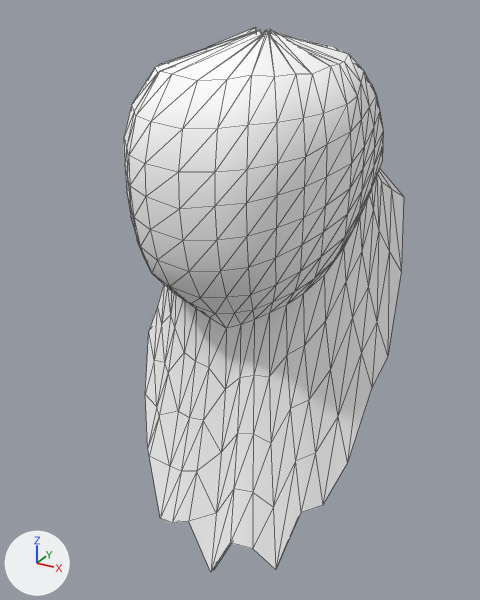
An edit to the glTF model game/data/models/characters/appearance/humains/female/hair_long_lod2.glb, drawn before and after from the same camera.
The view is the same before and after, from a 50 mm camera at (0.224, -0.467, 1.791) aimed at (0.005, -0.07, 1.593). The lights are fixed; the arrows at lower left show +X, +Y and +Z. The first picture is the older version. Mesh edges are drawn as thin lines. Where no turn or scale is listed for an object, it has been applied to the vertices. Vertices at exactly the same position are counted once.

Names of what the first picture shows: 'hair'.
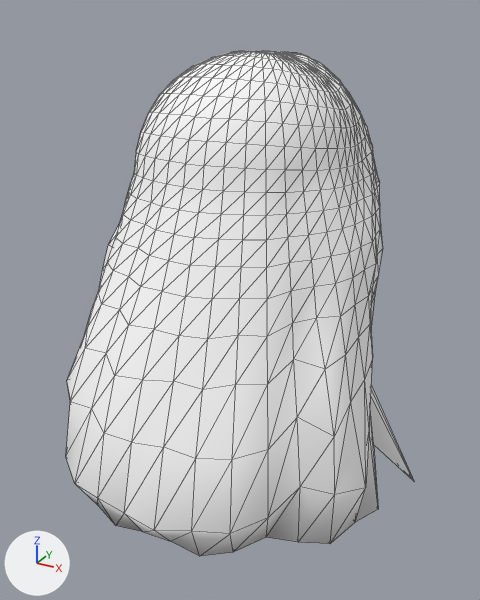
Where the change shows, as pixel boxes [x1, y1, x2, y2] in the pictures (480 x 600 px):
'hair', reshaped (25% wider, 7% shorter)
    before: [124, 27, 403, 572]
    after: [66, 51, 414, 556]

The change, as a diff of the scene's bpy script:
```diff
--- a/game/data/models/characters/appearance/humains/female/hair_long_lod2.glb.py
+++ b/game/data/models/characters/appearance/humains/female/hair_long_lod2.glb.py
@@ me_hair @@
 # used by ob_hair; location = (0.0, 0.0, 0.0)
-me_hair.from_pydata(...)  # 589 vertices, 1058 faces; spans x -0.104..0.104, y -0.138..0.053, z 1.358..1.779
+me_hair.from_pydata(...)  # 768 vertices, 1410 faces; spans x -0.129..0.148, y -0.213..0.05, z 1.424..1.765
+# me_hair part 1: the loose piece of 393 vertices spanning x -0.104..0.104, y -0.138..0.053, z 1.358..1.779 is rebuilt with 768 vertices and now spans x -0.129..0.148, y -0.213..0.05, z 1.424..1.765
+# other edits to the shape of me_hair do not show in these pictures
 me_hair.materials.append(mat_mi_hair)
```
